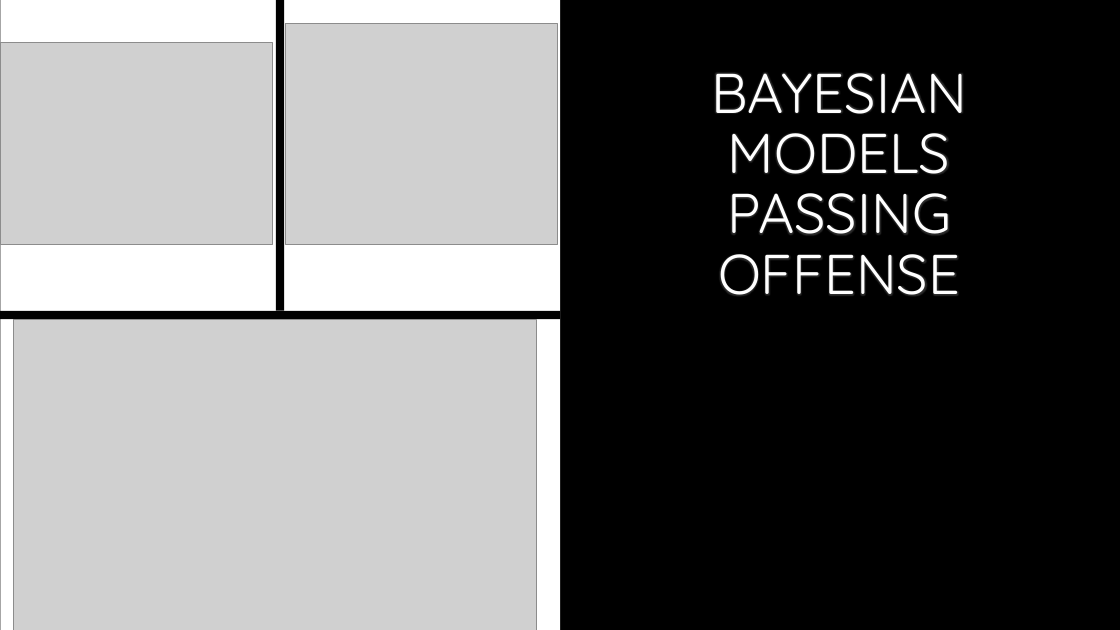
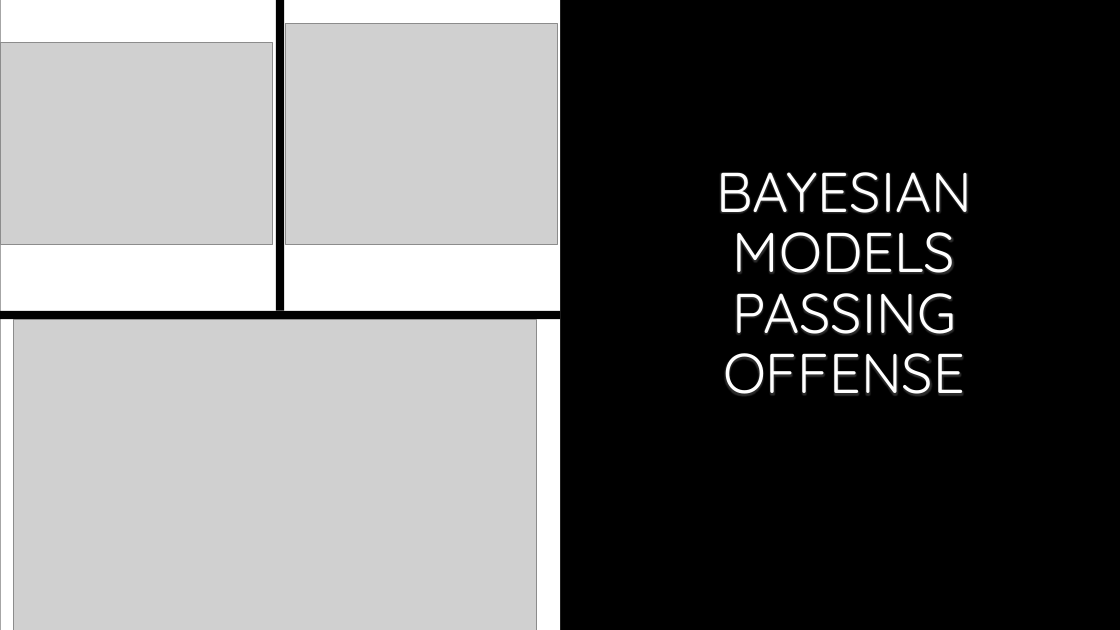
Before and after one commit to darkhark/2019JAX_PlayByPlay, a slide deck: slide 5 of Presentation.pptx. Drawn at 1120x630 pixels with LibreOffice and Linux fonts; fonts in the diff are those of the drawing; grey boxes stand for pictures; background and template pictures are left out. Boxes give left, top, right and bottom in pixels: in the first picture for what was removed or moved away, otherwise in the second. Text is boxed around its words. In the diff, an @@ line names an element or a change of style, - is before the commit and + after.

```diff
--- a/Presentation.pptx
+++ b/Presentation.pptx
@@ title "BAYESIAN MODELS PASSING OFFENSE": place and size @@
-title "BAYESIAN MODELS PASSING OFFENSE" at (711, 73, 967, 296)
+title "BAYESIAN MODELS PASSING OFFENSE" at (716, 172, 972, 396)
```
Also in this commit, not shown: 5 other slides changed, 5 slides added, 1 other file.
